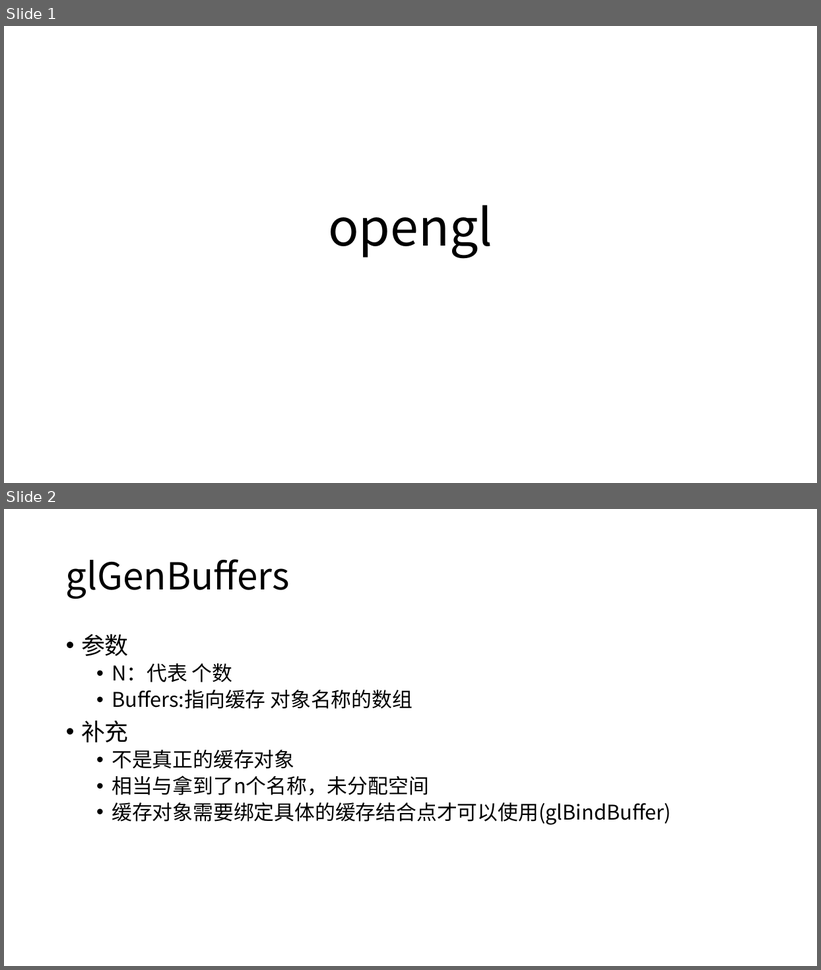
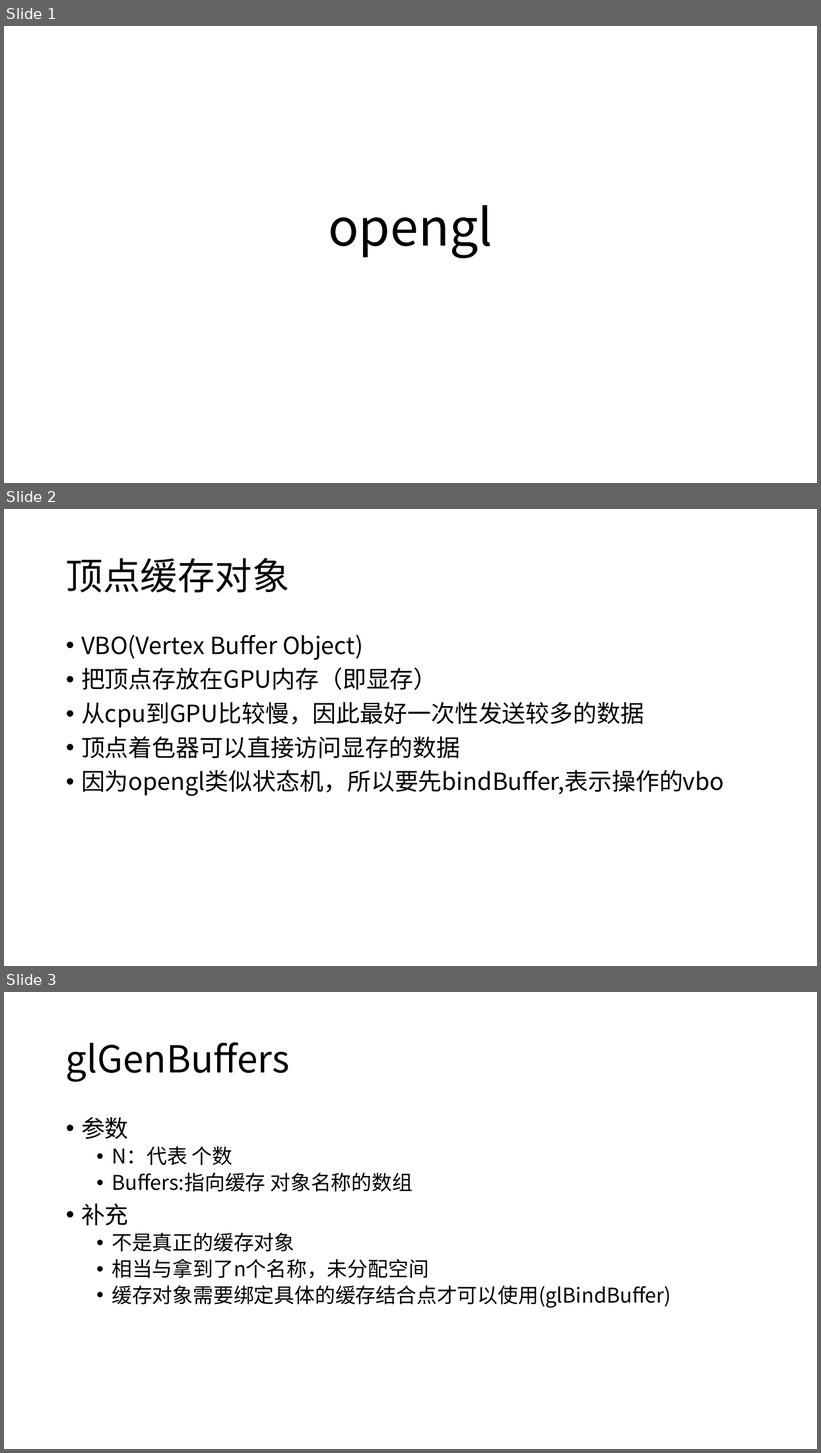
Before and after one commit to h8d9123/CSGamePhysicalEngine, a slide deck: doc/opengl.pptx. Shown one above the other, each under a label of ours: slides 1 and 2 before the commit, slides 1, 2 and 3 after it. The pictures are 821x970 and 821x1453 pixels, drawn with LibreOffice and Linux fonts; fonts in the diff are those of the drawing. Boxes give left, top, right and bottom in pixels: in the first picture for what was removed or moved away, otherwise in the second. Text is boxed around its words. In the diff, an @@ line names an element or a change of style, - is before the commit and + after.

```diff
--- a/doc/opengl.pptx
+++ b/doc/opengl.pptx
@@ slide 2 added at box(4, 509, 817, 966), background #FFFFFF @@
@@ title added at box(66, 558, 290, 593), 44 pt, text #000000 @@
+顶点缓存对象
@@ text added at box(81, 634, 725, 796), 28 pt, text #000000 @@
+• VBO(Vertex Buffer Object)
+• 把顶点存放在GPU内存（即显存）
+• 从cpu到GPU比较慢，因此最好一次性发送较多的数据
+• 顶点着色器可以直接访问显存的数据
+• 因为opengl类似状态机，所以要先bindBuffer,表示操作的vbo
@@ what was slide 2 is now slide 3 @@
```
Also in this commit, not shown: 4 other slides added, 1 other file.
